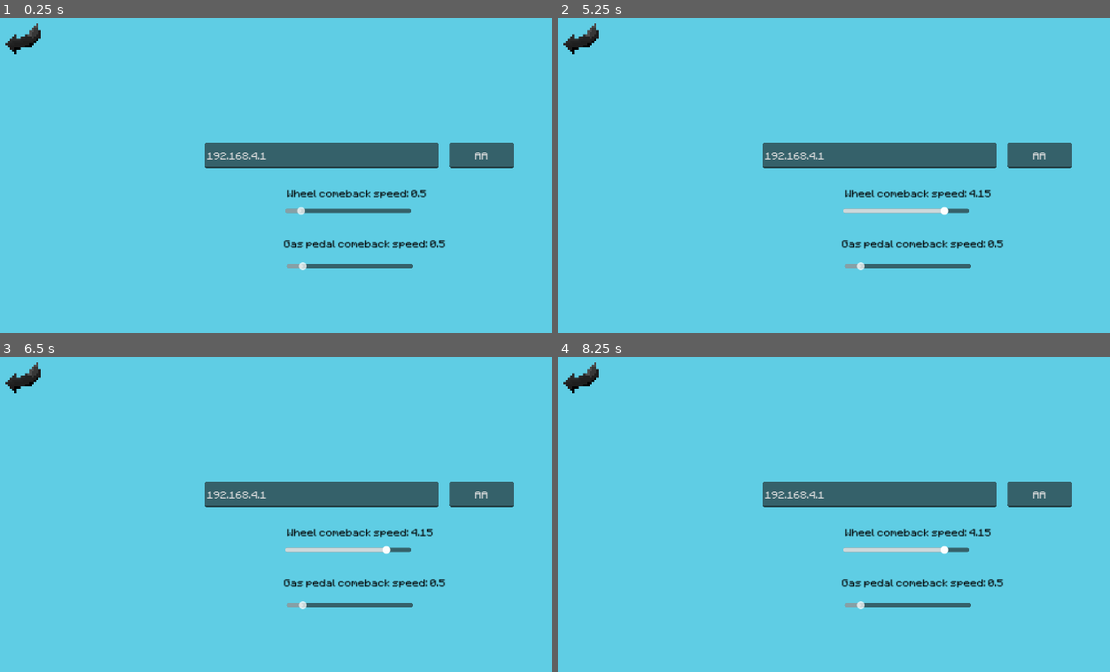
Above: before the commit, frames 1-4 (two rows, left to right).
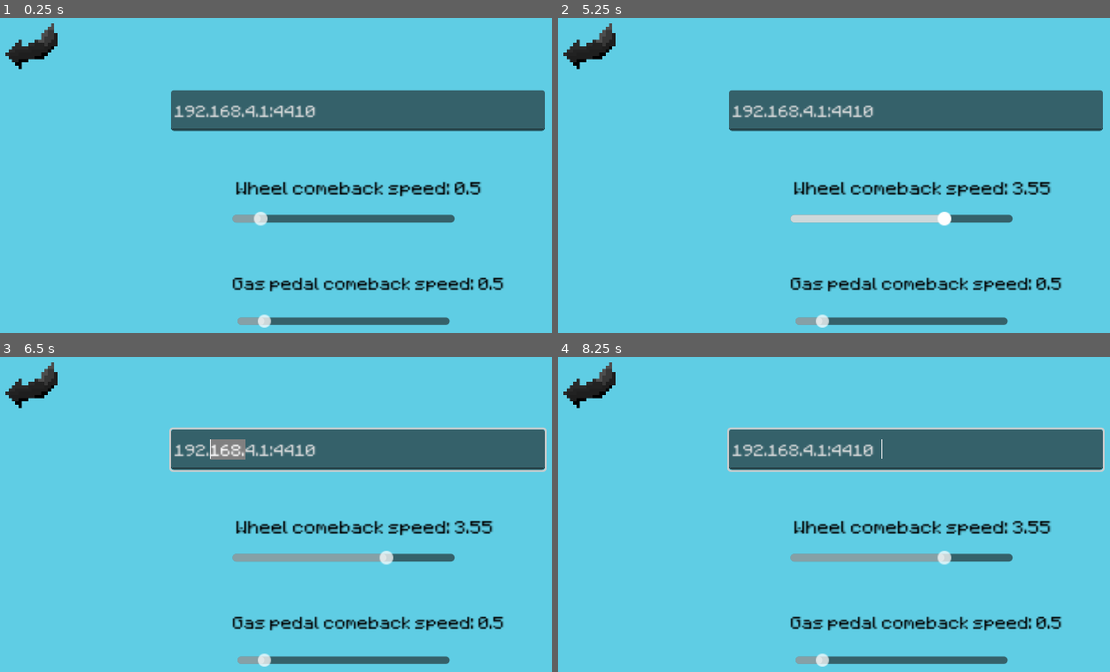
Above: after the commit, the same moments.

Repository: mfrontiera/MobileDrive
Game: Godot game, scene res://Scenes/Settings.tscn
Two runs of this game, one before a commit and one after it. Both use one fixed random seed, a clock stepped at 60 frames per second and the inputs below. This scene is started directly instead of the project's main scene.
Inputs (mouse positions are in pixels of both pictures, inside the frame that each line leads up to):
- Up to frame 1 (0.25 s): no input
- Up to frame 2 (5.25 s): tap Enter at 0.5, 2, 3.5 s; move the mouse to (1065, 194) at 0.52 s; click (1065, 194) at 0.67 s; tap Space at 1.25, 2.75, 4.25 s; drag from (767, 235) to (872, 295) at 1.27 s; move the mouse to (983, 128) at 2.02 s; click (983, 128) at 2.17 s; drag from (872, 295) to (696, 156) at 2.77 s; move the mouse to (outside the picture) at 3.52 s; click (outside the picture) at 3.67 s; drag from (696, 156) to (806, 115) at 4.27 s; move the mouse to (944, 216) at 5.02 s; click (944, 216) at 5.17 s
- Up to frame 3 (6.5 s): drag from (248, 454) to (209, 574) at 5.77 s
- Up to frame 4 (8.25 s): move the mouse to (1065, 533) at 6.52 s; click (1065, 533) at 6.67 s; drag from (767, 574) to (872, 634) at 7.27 s; move the mouse to (983, 467) at 8.02 s; click (983, 467) at 8.17 s

The runs differ from the first frame. In frame 1, 20% of the frame differs, in the area x 0-99%, y 1-99%; in frame 2, 20%; in frame 3, 21%, in the area x 0-100%, y 1-99%; in frame 4, 21%.

Commit message:
Added example code

Diff:
--- a/Scenes/Main.tscn
+++ b/Scenes/Main.tscn
@@ -112,7 +112,6 @@
 [node name="ConnectionStatus" type="Sprite2D" parent="Node"]
 position = Vector2(682, 39)
 
-[connection signal="idSignal" from="." to="Node" method="_on_main_id_signal"]
 [connection signal="ipSignal" from="." to="Node" method="_on_main_ip_signal"]
 [connection signal="ssSignal" from="." to="GasBackground/GasPedal" method="_on_main_ss_signal"]
 [connection signal="wsSignal" from="." to="WheelTexture" method="_on_main_ws_signal"]
--- a/Scenes/Settings.tscn
+++ b/Scenes/Settings.tscn
@@ -15,24 +15,12 @@
 position = Vector2(705, 348)
 texture = ExtResource("2_ld8h1")
 
-[node name="IdEnter" type="LineEdit" parent="."]
-offset_left = 815.0
-offset_top = 229.0
-offset_right = 931.0
-offset_bottom = 275.0
-theme_override_fonts/font = ExtResource("1_3c7lu")
-placeholder_text = "id"
-alignment = 1
-context_menu_enabled = false
-virtual_keyboard_type = 7
-middle_mouse_paste_enabled = false
-caret_blink = true
-
 [node name="IpEnter" type="LineEdit" parent="."]
-offset_left = 373.0
-offset_top = 229.0
-offset_right = 795.0
-offset_bottom = 275.0
+offset_left = 312.0
+offset_top = 134.0
+offset_right = 734.0
+offset_bottom = 180.0
+scale = Vector2(1.6, 1.6)
 theme_override_fonts/font = ExtResource("1_3c7lu")
 placeholder_text = "ip adress;port"
 context_menu_enabled = false
@@ -42,49 +30,52 @@
 
 [node name="ReturnButton" type="TouchScreenButton" parent="."]
 position = Vector2(13, 13)
-scale = Vector2(0.495313, 0.495313)
+scale = Vector2(0.735313, 0.735313)
 texture_normal = ExtResource("4_60isp")
 texture_pressed = ExtResource("4_60isp")
 shape = SubResource("CircleShape2D_bhj6m")
 
-[node name="ShifterSlider" type="HSlider" parent="."]
-offset_left = 521.0
-offset_top = 444.0
-offset_right = 749.0
-offset_bottom = 460.0
+[node name="GasPedalSlider" type="HSlider" parent="."]
+offset_left = 432.0
+offset_top = 538.0
+offset_right = 660.0
+offset_bottom = 554.0
+scale = Vector2(1.68, 1.68)
 max_value = 5.0
 step = 0.05
 
-[node name="WheelSlider" type="HSlider" parent="."]
-offset_left = 518.0
-offset_top = 344.0
-offset_right = 746.0
-offset_bottom = 360.0
-max_value = 5.0
-step = 0.05
-
-[node name="ShifterLabel" type="Label" parent="."]
-offset_left = 516.0
-offset_top = 399.0
-offset_right = 772.0
-offset_bottom = 422.0
+[node name="GasPedalLabel" type="Label" parent="GasPedalSlider"]
+layout_mode = 0
+offset_left = -5.0
+offset_top = -45.0
+offset_right = 251.0
+offset_bottom = -22.0
 theme_override_colors/font_color = Color(0, 0, 0, 1)
 theme_override_fonts/font = ExtResource("1_3c7lu")
 text = "Gas pedal comeback speed"
 
-[node name="WheelLabel" type="Label" parent="."]
-offset_left = 522.0
-offset_top = 308.0
-offset_right = 744.0
-offset_bottom = 331.0
+[node name="WheelSlider" type="HSlider" parent="."]
+offset_left = 423.0
+offset_top = 352.0
+offset_right = 651.0
+offset_bottom = 368.0
+scale = Vector2(1.76, 1.76)
+max_value = 5.0
+step = 0.05
+
+[node name="WheelLabel" type="Label" parent="WheelSlider"]
+layout_mode = 0
+offset_left = 4.0
+offset_top = -36.0
+offset_right = 226.0
+offset_bottom = -13.0
 theme_override_colors/font_color = Color(0, 0, 0, 1)
 theme_override_fonts/font = ExtResource("1_3c7lu")
 text = "Wheel comeback speed"
 
-[connection signal="text_submitted" from="IdEnter" to="." method="_on_id_enter_text_submitted"]
 [connection signal="text_submitted" from="IpEnter" to="." method="_on_ip_enter_text_submitted"]
 [connection signal="pressed" from="ReturnButton" to="." method="_on_return_button_pressed"]
-[connection signal="drag_ended" from="ShifterSlider" to="." method="_on_shifter_slider_drag_ended"]
-[connection signal="value_changed" from="ShifterSlider" to="." method="_on_shifter_slider_value_changed"]
+[connection signal="drag_ended" from="GasPedalSlider" to="." method="_on_shifter_slider_drag_ended"]
+[connection signal="value_changed" from="GasPedalSlider" to="." method="_on_shifter_slider_value_changed"]
 [connection signal="drag_ended" from="WheelSlider" to="." method="_on_wheel_slider_drag_ended"]
 [connection signal="value_changed" from="WheelSlider" to="." method="_on_wheel_slider_value_changed"]
--- a/Scripts/MainScript.gd
+++ b/Scripts/MainScript.gd
@@ -4,13 +4,11 @@
 signal ipSignal(ip)
 signal ssSignal(value)
 signal wsSignal(value)
-signal idSignal(id)
 # Called when the node enters the scene tree for the first time.
 func _ready():
-	emit_signal("ipSignal",config.get_value("Settings", "IP", "192.168.4.1:1234"))
+	emit_signal("ipSignal",config.get_value("Settings", "IP", "192.168.4.1:4410"))
 	emit_signal("ssSignal",config.get_value("Settings", "SS", 0.5))
 	emit_signal("wsSignal",config.get_value("Settings", "WS", 0.5))
-	emit_signal("idSignal",config.get_value("Settings", "ID", "AA"))
 	pass # Replace with function body.
 
 
--- a/Scripts/SettingsScript.gd
+++ b/Scripts/SettingsScript.gd
@@ -1,18 +1,16 @@
 extends Node2D
 var config = ConfigFile.new()
 var loadConfig = config.load("user://settings.cfg")
-@onready var SS = $ShifterSlider
+@onready var SS = $GasPedalSlider
 @onready var WS = $WheelSlider
 @onready var Ip = $IpEnter
-@onready var SL = $ShifterLabel
-@onready var WL = $WheelLabel
-@onready var ID = $IdEnter
+@onready var SL = $GasPedalSlider/GasPedalLabel
+@onready var WL = $WheelSlider/WheelLabel
 # Called when the node enters the scene tree for the first time.
 func _ready():
 	SS.value = config.get_value("Settings","SS", 0.5)
 	WS.value = config.get_value("Settings", "WS", 0.5)
-	ID.text = config.get_value("Settings", "ID", "AA")
-	Ip.text = config.get_value("Settings", "IP", "192.168.4.1")
+	Ip.text = config.get_value("Settings", "IP", "192.168.4.1:4410")
 	SL.text = str("Gas pedal comeback speed: ", SS.value)
 	WL.text = str("Wheel comeback speed: ", WS.value)
 
@@ -54,8 +52,3 @@
 func _on_wheel_slider_value_changed(value):
 	WL.text = str("Wheel comeback speed: ",value)
 	pass # Replace with function body.
-
-
-func _on_id_enter_text_submitted(new_text):
-	config.set_value("Settings","ID",str(new_text))
-	pass # Replace with function body.
--- a/Scripts/UdpHandler.gd
+++ b/Scripts/UdpHandler.gd
@@ -5,17 +5,14 @@
 var ipAndPort = 0;
 var steering = 90
 var speed = 0
-var speed_direction = 0
-var _id = "AA"
 var udp := PacketPeerUDP.new()
+var direction = 1;
+func _ready():
 
-func _ready():
 	pass
-
 
 func _process(delta):
 	_handle_udp()
-
 
 func _on_main_ip_signal(ip):
 	ipAndPort = ip.split(":")
@@ -31,16 +28,14 @@
 
 
 func _on_reverse_button_press_state(pressState):
-	speed_direction = pressState
+	direction = pressState
 
 func _handle_udp():
 	if !udp.get_packet().get_string_from_utf8().is_empty():
-		udp.put_packet(str(_id,"#",speed*speed_direction,";",steering).to_utf8_buffer())
+		udp.put_packet(str(speed*direction,";",steering).to_utf8_buffer())
 		$ConnectionStatus.texture = preload("res://Textures/Gui/Misc/Connection.png")
 	else:
+		print("Recconecting to:", _ip,":",_port)
 		udp.connect_to_host(_ip, _port)
-		udp.put_packet(_id.to_ascii_buffer())
+		udp.put_packet(str(speed,";",steering).to_utf8_buffer())
 		$ConnectionStatus.texture = preload("res://Textures/Gui/Misc/NoConnection.png")
-
-func _on_main_id_signal(id):
-	_id = id
--- a/Scripts/WheelTexture.gd
+++ b/Scripts/WheelTexture.gd
@@ -12,7 +12,7 @@
 	rotation_degrees = origin_rotation_value
 func _process(delta):
 	# Update of RotationLabel
-	emit_signal("deegres",int(rotation_degrees))
+	emit_signal("deegres",int(remap(rotation_degrees,-495,315,0,180)))
 	#Return of wheel to an origin value
 	if !is_used:
 		t += delta * comebackSpeed
Not shown, changed: Apps/MobileDrive_v0.1.apk
Not shown, changed: Apps/MobileDrive_v0.1.apk.idsig
Not shown, added: Example/MobileDriveExample.ino
